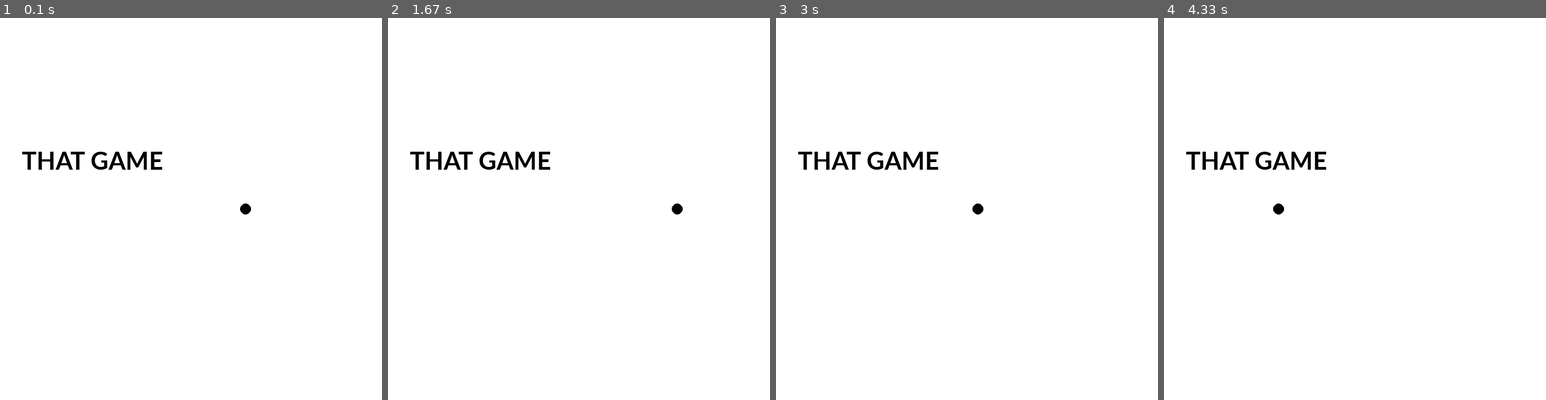
Above: before the commit, frames 1-4 (left to right).
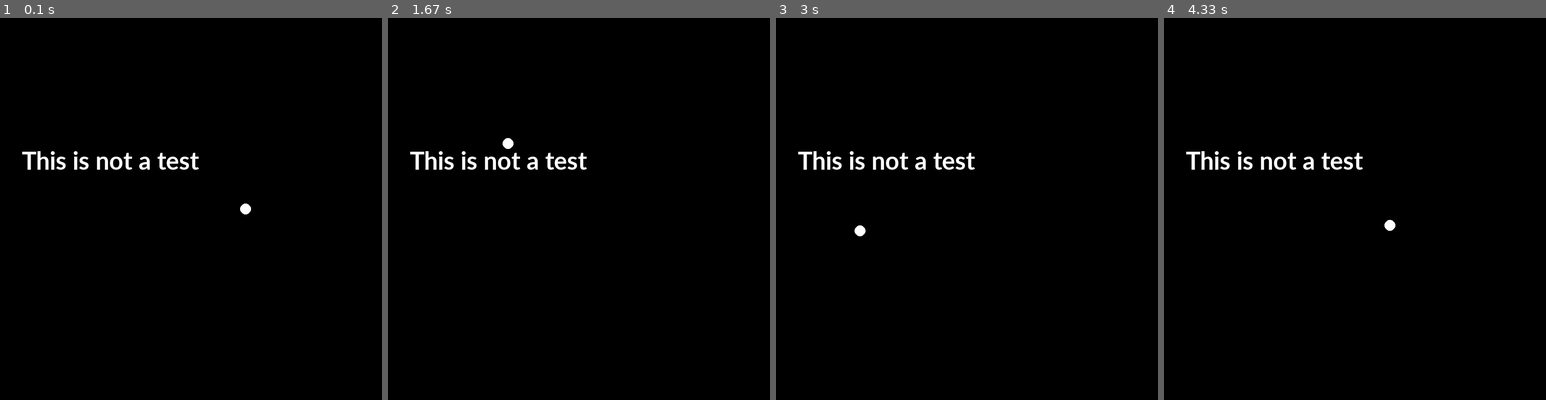
Above: after the commit, the same moments.

Repository: Nat1405/pythonic-pygames
Game: pygame game, started from firstgame.py
Two runs of this game, one before a commit and one after it. Both use one fixed random seed, a clock stepped at 60 frames per second and the inputs below. The source is Python 2; it was converted automatically to run under Python 3.
Inputs (mouse positions are in pixels of both pictures, inside the frame that each line leads up to):
- Up to frame 1 (0.1 s): no input
- Up to frame 2 (1.67 s): hold Right 0.33-0.8 s; hold 1 0.83-1.13 s; hold Up 0.83-1.13 s; click (701, 197) at 1.22 s; hold Up from 1.5 s (still down)
- Up to frame 3 (3 s): release Up at 1.8 s; hold Right 1.83-2.3 s; hold 0 2.33-2.87 s; hold Left 2.33-2.87 s; hold 2 from 2.9 s (still down); hold Left from 2.9 s (still down)
- Up to frame 4 (4.33 s): release 2 at 3.43 s; release Left at 3.43 s; hold Left 3.47-4 s; hold Down from 4.03 s (still down)

The runs differ from the first frame. In frame 1, 99% of the frame differs, in the area x 0-100%, y 0-100%; in frame 2, 99%; in frame 3, 99%; in frame 4, 99%.

Commit message:
Added variable speed controls via number pad. To do: improve controlability and shape of the dot.

Diff:
--- a/firstgame.py
+++ b/firstgame.py
@@ -24,7 +24,7 @@
 
 # Set the window title
 
-pygame.display.set_caption("My Super Mega Awesome Pygame")
+pygame.display.set_caption("A pretty cool python game!")
 
 # Now let us set up the main program loop
 
@@ -65,53 +65,57 @@
 			print("User asked to quit")
 			done = True # Flag as done so we exit this loop
 		elif event.type == pygame.KEYDOWN:
+			# Check for key lefts, rights, etc
 			if event.key == pygame.K_RIGHT:
-				x_velocity += x_velocity_increment
-				print("X Speed decreased")
+				box_2.accelerate_x();
 			if event.key == pygame.K_LEFT:
-				x_velocity -= x_velocity_increment
-				print("X Speed increased")
+				box_2.deccelerate_x();
 			if event.key == pygame.K_DOWN:
-				y_velocity += y_velocity_increment
-				print("Y Speed increased")
+				box_2.accelerate_y();
 			if event.key == pygame.K_UP:
-				y_velocity -= y_velocity_increment
-				print("Y Speed decreased")
+				box_2.deccelerate_y();
+			# Check for integers. This controls acceleration increment.
+			if event.key == pygame.K_0:
+				x_velocity_increment = 0
+			if event.key == pygame.K_1:
+				x_velocity_increment = 1
+			if event.key == pygame.K_2:
+				x_velocity_increment = 2
+			if event.key == pygame.K_3:
+				x_velocity_increment = 5
+			if event.key == pygame.K_4:
+				x_velocity_increment = 10
+			box_2.set_x_increment(x_velocity_increment)
+			# Check from 6 till 8 for y velocities
+			if event.key == pygame.K_6:
+				y_velocity_increment = 0
+			if event.key == pygame.K_7:
+				y_velocity_increment = 1
+			if event.key == pygame.K_8:
+				y_velocity_increment = 2
+			if event.key == pygame.K_9:
+				y_velocity_increment = 5
+			box_2.set_y_increment(y_velocity_increment)
 
-		elif event.type == pygame.KEYUP:
-			#Placeholder?
-			"pass"
 		elif event.type == pygame.MOUSEBUTTONDOWN:
 			print("User pressed a mouse button")
 
 	# --- Game logic should go here
-	# Update position variables of the block
-	if x_pos < x_window_size and x_pos > 0:
-		x_pos += x_velocity*x_direction_movement
-	else:
-		x_direction_movement *= -1
-		x_pos += x_velocity*x_direction_movement
-
-	if y_pos < y_window_size and y_pos > 0:
-		y_pos += y_velocity*y_direction_movement
-	else:
-		y_direction_movement *= -1
-		y_pos += y_velocity*y_direction_movement
 
 	# Drawing code should go here
 
 	# First, clear the screen to go white. Don't put other drawing
 	# commmands above this, or they will be erased with this command.
-	screen.fill(WHITE)
+	screen.fill(BLACK)
 
-	#draw some text
+	# Draw a title INSIDE the game window
 	font = pygame.font.SysFont('Calibri', 50, True, False)
-	text = font.render(mymodule.game_title, True, BLACK)
+	text = font.render(mymodule.game_title, True, WHITE)
 	screen.blit(text, [40, int((1.0/3)*(y_window_size))])
 
 	#Update the instance variables of the box_2 object
 
-	box_2.draw(size_grid)
+	box_2.draw(size_grid, WHITE)
 	box_2.move()
 	# --- Go ahead and update the screen with what we've drawn.
 	pygame.display.flip()
--- a/mymodule.py
+++ b/mymodule.py
@@ -1,7 +1,7 @@
 # This is a simple box object to move around the screen.
 
 import pygame
-game_title = "THAT GAME"
+game_title = "This is not a test"
 
 class Box(object):
 
@@ -22,12 +22,10 @@
         self.x_window_size = x_window_size
         self.y_window_size = y_window_size
 
-        #Define some colors here
-        self.BLACK = ( 0, 0, 0)
 
     #Method to draw object
-    def draw(self,size_grid):
-    	pygame.draw.circle(self.screen, self.BLACK, (self.x_pos, self.y_pos),10)
+    def draw(self,size_grid, color):
+    	pygame.draw.circle(self.screen, color, (self.x_pos, self.y_pos), 10)
 
     #Method to move object around
     def move(self):
@@ -42,8 +40,27 @@
     	else:
     		self.y_direction_movement *= -1
     		self.y_pos += self.y_velocity*self.y_direction_movement
+
         self.x_pos += self.x_velocity*self.x_direction_movement
         self.y_pos += self.y_velocity*self.y_direction_movement
 
+    # Call these methods to speed up or slow down the object
+    def accelerate_x(self):
+        '''Setter to accelerate or decellerate object'''
+        self.x_velocity += self.x_velocity_increment
+    def accelerate_y(self):
+        '''Setter to accelerate or decellerate object'''
+        self.y_velocity += self.y_velocity_increment
+    def deccelerate_x(self):
+        '''Setter to accelerate or decellerate object'''
+        self.x_velocity -= self.x_velocity_increment
+    def deccelerate_y(self):
+        '''Setter to accelerate or decellerate object'''
+        self.y_velocity -= self.y_velocity_increment
+    def set_x_increment(self, x_velocity_increment):
+        self.x_velocity_increment = x_velocity_increment
+    def set_y_increment(self, y_velocity_increment):
+        self.y_velocity_increment = y_velocity_increment
+
 
 # Ideas: give objects a way to sense other surrounding objects. Have a way to repel on collision.
Not shown, changed: mymodule.pyc
